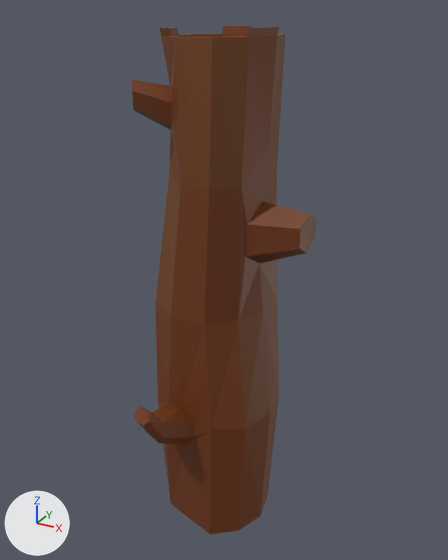
What one commit did to the FBX model Assets/GameAssets/Logs/Wkopany_Pien.fbx.
Rendered twice from a 50 mm camera at (0.307, -0.549, 0.583) aimed at (0.006, 0.0, 0.309). Lighting does not change. The marker at lower left points along +X, +Y and +Z.

Names of what the first picture shows: 'log'.
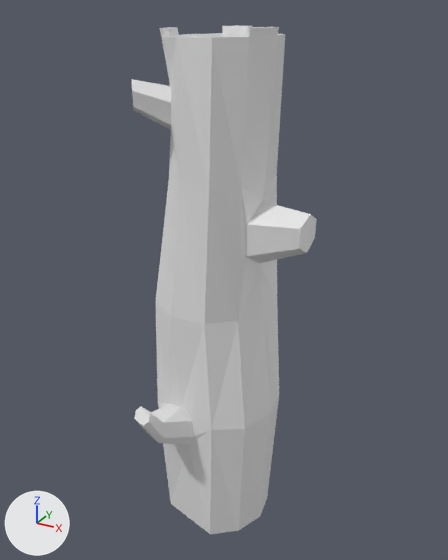
Changed parts and their boxes [x1, y1, x2, y2] in the pictures (448 x 560 px):
```json
{"part": 1, "of": "me_cylinder_004", "change": "recoloured", "before": [132, 26, 311, 534], "after": [132, 26, 311, 534], "on screen": "brown to grey"}
{"part": 2, "of": "me_cylinder_004", "change": "recoloured", "before": [156, 26, 317, 428], "after": [156, 26, 317, 428], "on screen": "brown to grey"}
```

The change, as JSON lines over the scene's bpy script:
```json
{"block": "me_cylinder_004", "where": "me_cylinder_004.from_pydata(...)  # 148 vertices, 270 faces; spans x -0.08..0.106, y -0.117..0.099, z 0.0..0.568"}
{"block": "me_cylinder_004", "where": "# used by ob_log; location = (0.0, 0.0, 0.0)"}
{"op": "remove", "block": "me_cylinder_004", "code": "me_cylinder_004.materials.append(mat_log_inside)  # brown #c69a7d"}
{"block": "me_cylinder_004", "change": "me_cylinder_004 part 1: all 136 faces that had it switch from mat_log2 (brown #713711) to no material"}
{"block": "me_cylinder_004", "change": "me_cylinder_004 part 2: all 125 faces that had it switch from mat_log (brown #714017) to no material"}
```
